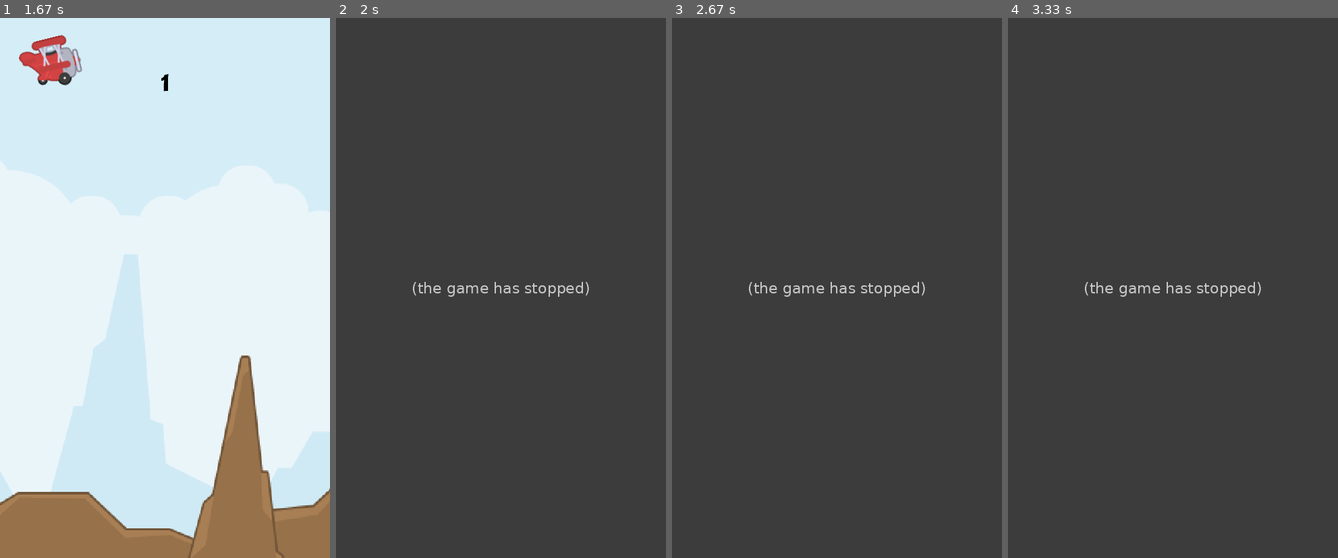
Above: before the commit, frames 1-4 (left to right).
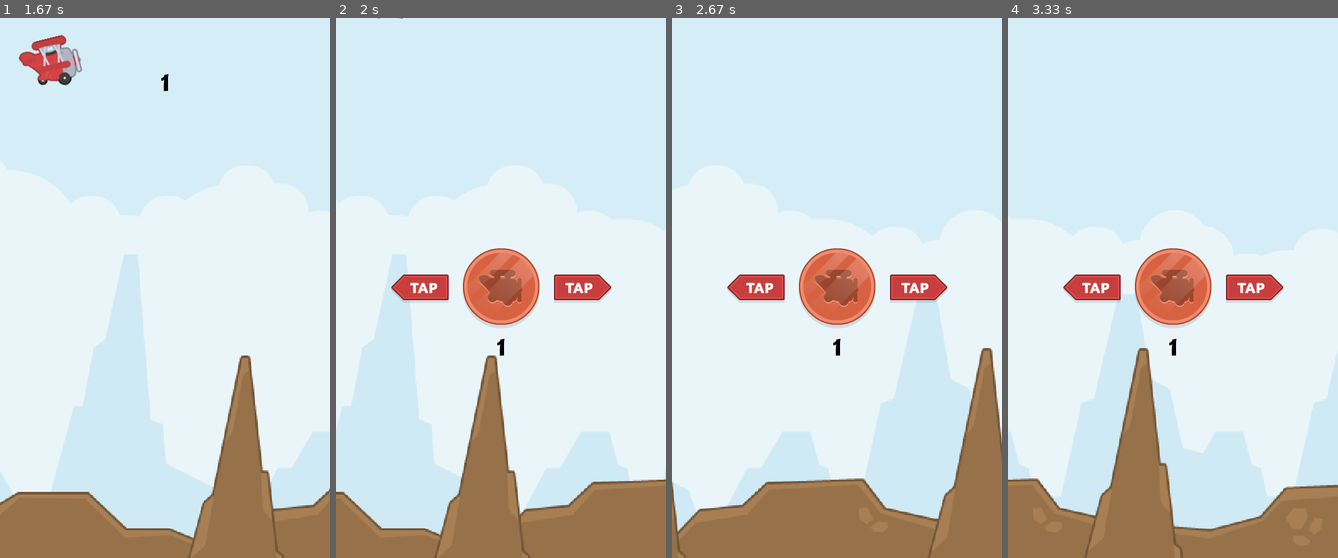
Above: after the commit, the same moments.

Repository: brccabral/Python_Pygame_SideScroller
Game: pygame game, started from code/main.py
The game is run twice, just before and just after one commit, with the same random seed, the same clock (stepped at 60 frames per second) and the same inputs.
Inputs (mouse positions are in pixels of both pictures, inside the frame that each line leads up to):
- Up to frame 1 (1.67 s): click (165, 288) at 0.38 s; click (168, 325) at 0.72 s; click (62, 207) at 1.05 s; click (287, 477) at 1.38 s
- Up to frame 2 (2 s): click (507, 104) at 1.72 s
- Up to frame 3 (2.67 s): click (827, 196) at 2.55 s
- Up to frame 4 (3.33 s): no input

Frame 1 is identical in both runs. In frame 2, 100% of the frame differs, in the area x 0-100%, y 0-100%; in frame 3, 100%; in frame 4, 100%.
Before the commit the program exited at 1.73 s; later frames show no game.

Commit message:
stop score on collision

Diff:
--- a/code/main.py
+++ b/code/main.py
@@ -13,6 +13,7 @@
         self.display_surface = pygame.display.set_mode((WINDOW_WIDTH, WINDOW_HEIGHT))
         pygame.display.set_caption("Flappy Bird")
         self.clock = pygame.time.Clock()
+        self.active = True
 
         # sprite groups
         self.all_sprites = pygame.sprite.Group()
@@ -37,6 +38,12 @@
         self.font = pygame.font.Font("graphics/font/BD_Cartoon_Shout.ttf", 30)
         self.score = 0
 
+        # menu
+        self.menu_surface = pygame.image.load("graphics/ui/menu.png").convert_alpha()
+        self.menu_rect = self.menu_surface.get_rect(
+            center=(WINDOW_WIDTH / 2, WINDOW_HEIGHT / 2)
+        )
+
     def collisions(self):
         if (
             pygame.sprite.spritecollide(
@@ -47,14 +54,17 @@
             )
             or self.plane.rect.top <= 0
         ):
-            pygame.quit()
-            sys.exit()
+            self.active = False
 
     def display_score(self):
-        self.score = pygame.time.get_ticks() // 1000
+        if self.active:
+            self.score = pygame.time.get_ticks() // 1000
+            y = WINDOW_HEIGHT / 10
+        else:
+            y = WINDOW_HEIGHT / 2 + self.menu_rect.height * 0.6
 
         score_surf = self.font.render(f"{self.score}", True, "black")
-        score_rect = score_surf.get_rect(midtop=(WINDOW_WIDTH / 2, WINDOW_HEIGHT / 10))
+        score_rect = score_surf.get_rect(midtop=(WINDOW_WIDTH / 2, y))
         self.display_surface.blit(score_surf, score_rect)
 
     def run(self):
@@ -82,10 +92,14 @@
             # game logic
             self.display_surface.fill((0, 0, 0))
             self.all_sprites.update(dt)
-            self.collisions()
             self.all_sprites.draw(self.display_surface)
 
             self.display_score()
+
+            if self.active:
+                self.collisions()
+            else:
+                self.display_surface.blit(self.menu_surface, self.menu_rect)
 
             pygame.display.update()
             self.clock.tick(FRAMERATE)
